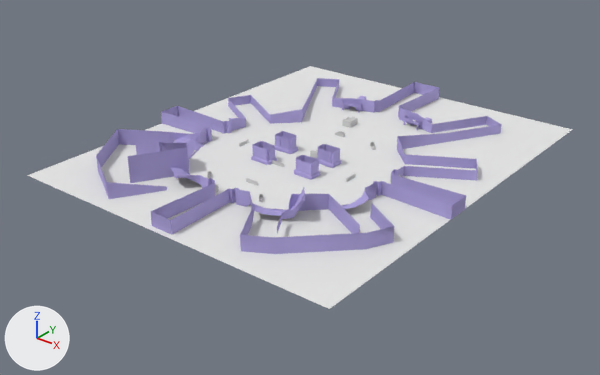
Renders of the glTF model RobotGame/Assets/Models/World/Stage1/France_Col_Hit.glb from each side of a commit.
Before and after are seen from a 50 mm camera at (343.0, -424.0, 243.0) aimed at (0.0, 5.0, -22.0). Arrows for +X, +Y and +Z are at lower left; the lights stay in place. Where no turn or scale is listed for an object, it has been applied to the vertices. Vertices at the same position are counted once.

Names of what the first picture shows: 'Col', 'Plane01', 'Sandbag32'.
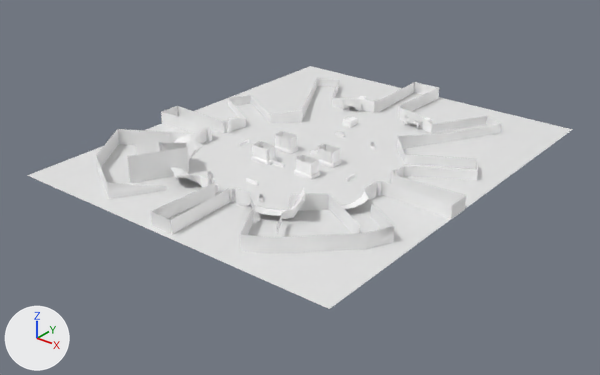
Changed parts and their boxes [x1, y1, x2, y2] in the pictures (600 x 375 px; the box of a moved part takes in the faces that stretch with it):
'Plane01', recoloured, surface changed: [93, 76, 504, 258] in both
'Col', recoloured, surface changed: [96, 78, 502, 254] in both
part 1 of me_col, recoloured: [135, 98, 432, 231] in both
part 3 of me_sandbag32, moved or reshaped: [207, 117, 400, 202] in both

What changed in the scene script:
```text
Change mat_defaultmaterial:
    add n1 = _N.new('ShaderNodeOutputMaterial'); n1.name = 'Material Output'
    where n0 = _N.new('ShaderNodeBsdfPrincipled'); n0.name = 'Principled BSDF'
    remove n0.inputs[2].default_value = 1.0  # 'Roughness'
    remove n1 = _N.new('ShaderNodeOutputMaterial'); n1.name = 'Material Output'
    add n2 = _N.new('ShaderNodeVertexColor'); n2.name = 'Color Attribute'
    add _L.new(n2.outputs[0], n0.inputs[0])  # 'Color' to 'Base Color'
Add mat_defaultmaterial_001:
    mat_defaultmaterial_001 = bpy.data.materials.new('DefaultMaterial.001')
    mat_defaultmaterial_001.use_nodes = True; mat_defaultmaterial_001.node_tree.nodes.clear()
    _N = mat_defaultmaterial_001.node_tree.nodes; _L = mat_defaultmaterial_001.node_tree.links
    n0 = _N.new('ShaderNodeOutputMaterial'); n0.name = 'Material Output'
    n1 = _N.new('ShaderNodeBsdfPrincipled'); n1.name = 'Principled BSDF'
    n2 = _N.new('ShaderNodeVertexColor'); n2.name = 'Color Attribute'
    _L.new(n1.outputs[0], n0.inputs[0])  # 'BSDF' to 'Surface'
    _L.new(n2.outputs[0], n1.inputs[0])  # 'Color' to 'Base Color'
Change me_col:
    where me_col.from_pydata(...)  # 663 vertices, 802 faces; spans x -130.0..131.0, y -130.0..180.0, z 0.0..20.0
    used by ob_col; location = (0.0, 0.0, 0.0)
    me_col part 1: 134 faces spanning x -97.0..118.0, y -97.0..117.0, z 0.0..20.0 switch from mat_coll to mat_defaultmaterial
Change me_plane01:
    where me_plane01.from_pydata(...)  # 4 vertices, 2 faces; spans x -130.0..130.0, y -134.0..183.0, z 0.0
    used by ob_plane01; location = (0.0, 0.0, 0.0)
    verts and faces of me_plane01; kept vertices keep their numbers, new ones are numbered from 4
    before: 0 (130.0, 183.0, 0.0) at pixel (572, 129), 1 (130.0, -134.0, 0.0) at pixel (329, 309), 2 (-130.0, -134.0, 0.0) at pixel (27, 175), 3 (-130.0, 183.0, 0.0) at pixel (310, 66)
    remove me_plane01.materials.append(mat_defaultmaterial)  # white #e7e7e7
    me_plane01 part 2
    add delete_faces([(0, 2, 1), (0, 3, 2)])
    add faces += [(0, 3, 1), (1, 3, 2)]
Change me_sandbag32:
    where me_sandbag32.from_pydata(...)  # 216 vertices, 288 faces; spans x -51.0..76.0, y -75.0..88.0, z 0.0..5.0
    used by ob_sandbag32; location = (0.0, 0.0, 0.0)
    remove me_sandbag32.materials.append(mat_01___default_material)
    me_sandbag32 part 3
    248 faces are deleted
    248 new faces join them
    add me_sandbag32.materials.append(mat_defaultmaterial_001)
```
